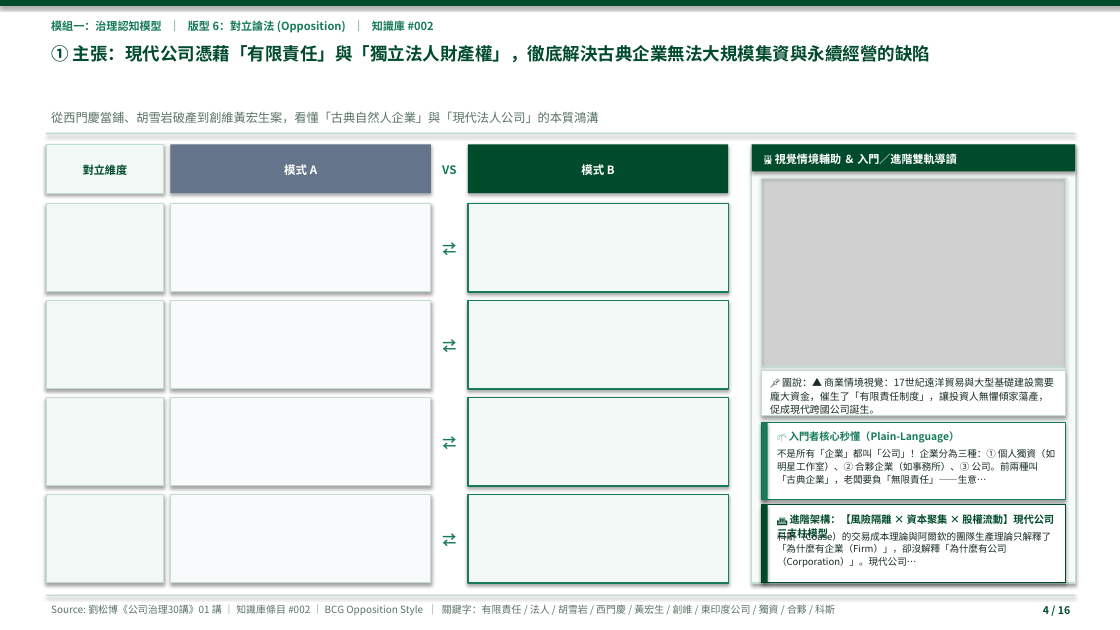
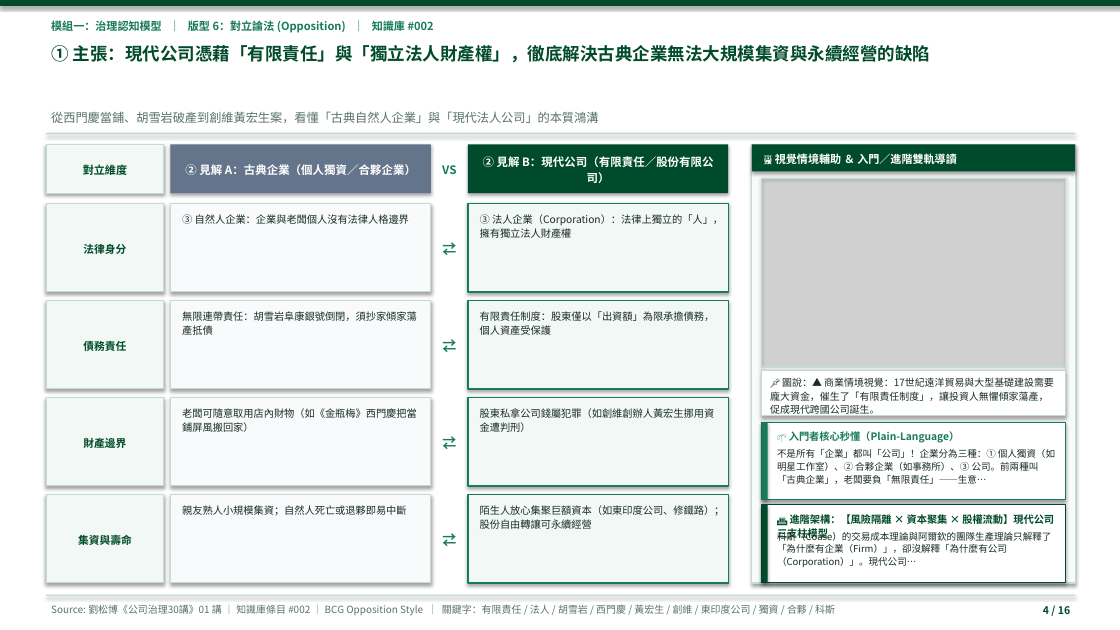
Before and after one commit to davidyeh51/corp-gov-portal, a slide deck: slide 4 of docs/public/downloads/劉松博_公司治理30講_無雜訊顧問簡報_精華16頁.pptx. Drawn at 1120x630 pixels with LibreOffice and Linux fonts; fonts in the diff are those of the drawing; grey boxes stand for pictures. Boxes give left, top, right and bottom in pixels: in the first picture for what was removed or moved away, otherwise in the second. Text is boxed around its words. In the diff, an @@ line names an element or a change of style, - is before the commit and + after.

```diff
--- a/docs/public/downloads/劉松博_公司治理30講_無雜訊顧問簡報_精華16頁.pptx
+++ b/docs/public/downloads/劉松博_公司治理30講_無雜訊顧問簡報_精華16頁.pptx
@@ text at (185,164,416,175): text changed @@
-模式 A
+② 見解 A：古典企業（個人獨資／合夥企業）
@@ text at (483,156,713,183): text changed @@
-模式 B
+② 見解 B：現代公司（有限責任／股份有限公司）
@@ text added at (182,214,409,224), 8.8 pt, text #1A2E23 @@
+③ 自然人企業：企業與老闆個人沒有法律人格邊界
@@ text added at (480,214,723,238), 8.8 pt, text #1A2E23 @@
+③ 法人企業（Corporation）：法律上獨立的「人」，擁有獨立法人財產權
@@ text added at (83,244,126,254), 9.2 pt, text #004B2B, bold @@
+法律身分
@@ text added at (182,311,417,335), 8.8 pt, text #1A2E23 @@
+無限連帶責任：胡雪岩阜康銀號倒閉，須抄家傾家蕩產抵債
@@ text added at (480,311,715,335), 8.8 pt, text #1A2E23 @@
+有限責任制度：股東僅以「出資額」為限承擔債務，個人資產受保護
@@ text added at (83,339,126,354), 9.2 pt, text #004B2B, bold @@
+債務責任
@@ text added at (182,408,417,432), 8.8 pt, text #1A2E23 @@
+老闆可隨意取用店內財物（如《金瓶梅》西門慶把當鋪屏風搬回家）
@@ text added at (480,408,715,432), 8.8 pt, text #1A2E23 @@
+股東私拿公司錢屬犯罪（如創維創辦人黃宏生挪用資金遭判刑）
@@ text added at (83,436,126,451), 9.2 pt, text #004B2B, bold @@
+財產邊界
@@ text added at (182,505,406,516), 8.8 pt, text #1A2E23 @@
+親友熟人小規模集資；自然人死亡或退夥即易中斷
@@ text added at (480,505,725,529), 8.8 pt, text #1A2E23 @@
+陌生人放心集聚巨額資本（如東印度公司、修鐵路）；股份自由轉讓可永續經營
@@ text added at (78,533,132,548), 9.2 pt, text #004B2B, bold @@
+集資與壽命
```
Also in this commit, not shown: 12 other slides changed, 47 other files.
